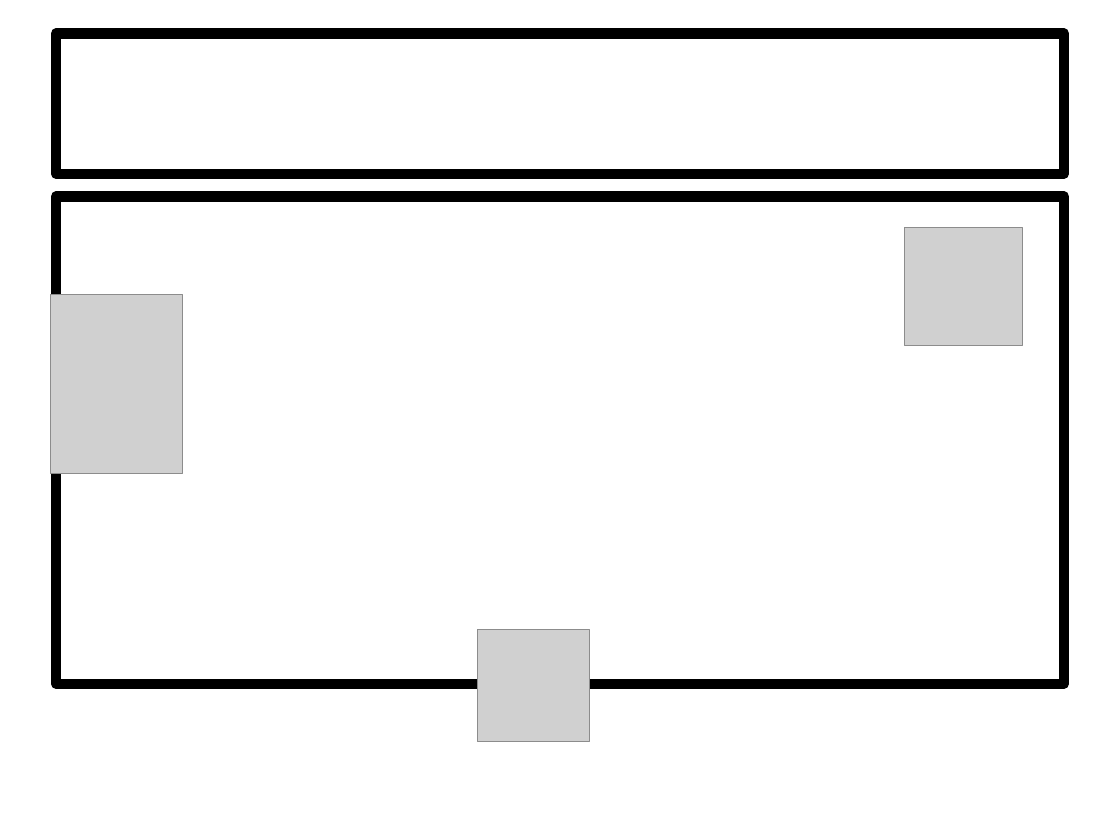
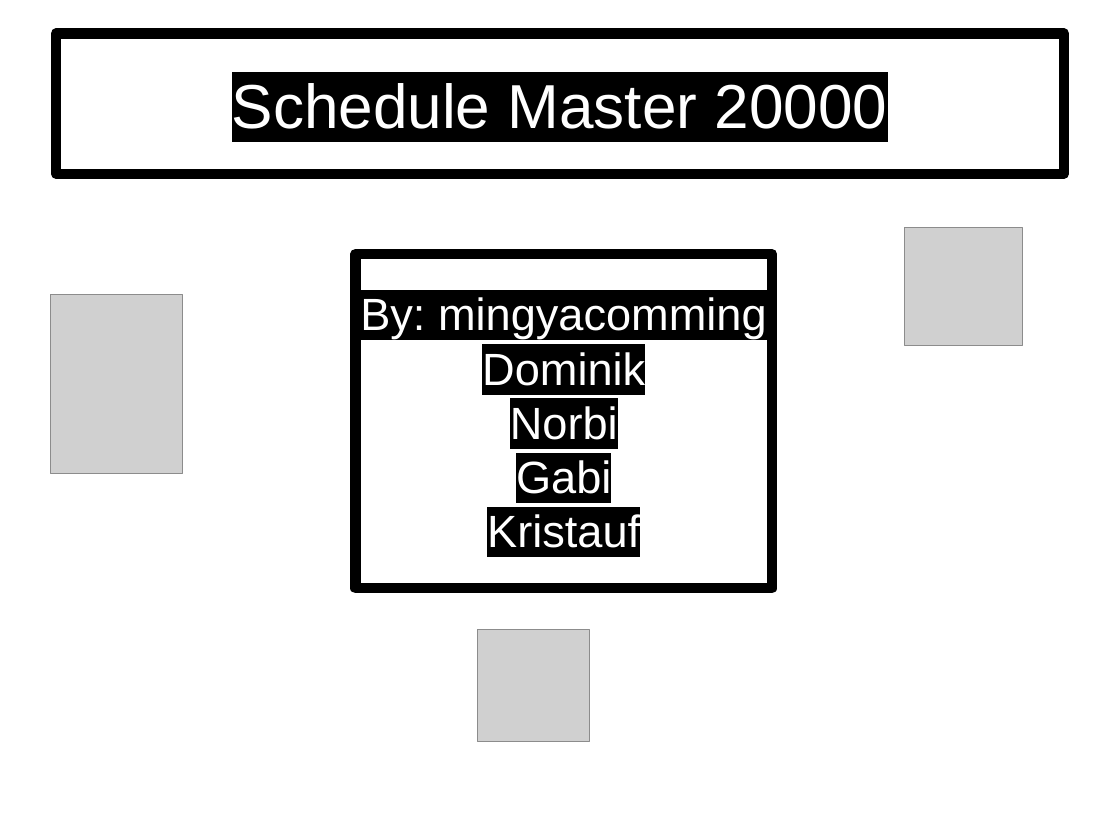
Before and after one commit to CodecoolMSC2017/mingyacomming, a slide deck: slide 1 of prezi.odp. Drawn at 1120x840 pixels with LibreOffice and Linux fonts; fonts in the diff are those of the drawing; grey boxes stand for pictures; background and template pictures are left out. Boxes give left, top, right and bottom in pixels: in the first picture for what was removed or moved away, otherwise in the second. Text is boxed around its words. In the diff, an @@ line names an element or a change of style, - is before the commit and + after.

```diff
--- a/prezi.odp
+++ b/prezi.odp
@@ title "Schedule Master 20000" at box(56, 34, 1064, 174): highlight none to #000000 @@
@@ subtitle "By: mingyacomming" at box(356, 254, 772, 588): highlight none to #000000 @@
@@ subtitle "By: mingyacomming": place and size @@
-subtitle "By: mingyacomming" at box(56, 196, 1064, 683)
+subtitle "By: mingyacomming" at box(356, 254, 772, 588)
```
Also in this commit, not shown: 1 other slide changed, 1 other file.
